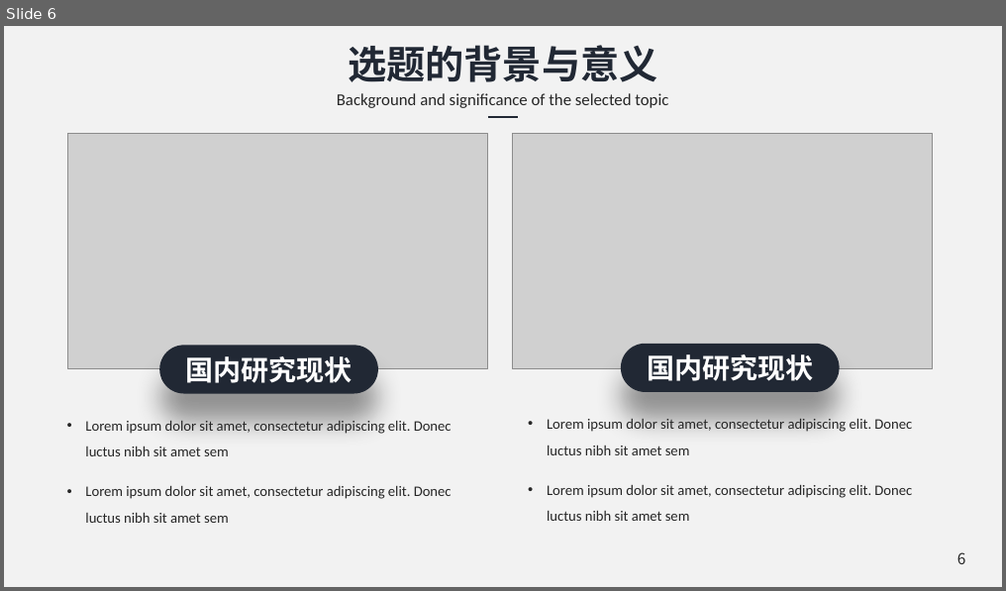
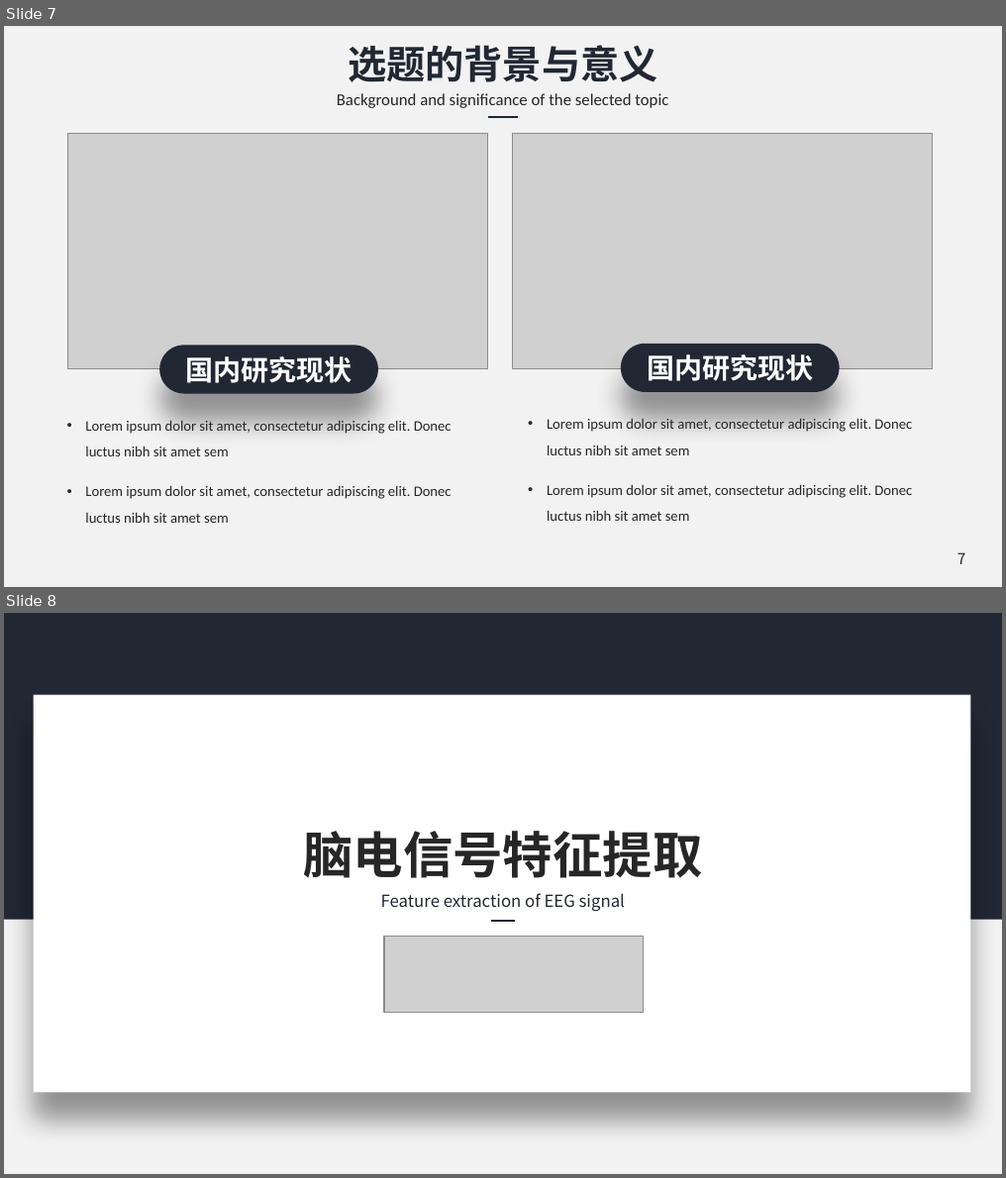
Before and after one commit to chenshuaihua/Graduate, a slide deck: 毕设文件/陈帅华-2016014016-自实1601-中期答辩.pptx. Shown one above the other, each under a label of ours: slide 6 before the commit, slides 7 and 8 after it. The pictures are 1006x591 and 1006x1178 pixels, drawn with LibreOffice and Linux fonts; fonts in the diff are those of the drawing; grey boxes stand for pictures; background and template pictures are left out. Boxes give left, top, right and bottom in pixels: in the first picture for what was removed or moved away, otherwise in the second. Text is boxed around its words. In the diff, an @@ line names an element or a change of style, - is before the commit and + after.

Commit message:
更改了癫痫脑电小波系数.png的错误，完善了中期答辩ppt

```diff
--- a/毕设文件/陈帅华-2016014016-自实1601-中期答辩.pptx
+++ b/毕设文件/陈帅华-2016014016-自实1601-中期答辩.pptx
@@ slide 8 added at (4,613,1002,1174), background #F2F2F2 @@
@@ rectangle added at (4,613,1002,919), fill #212834 @@
@@ rectangle added at (33,695,970,1093), fill #FFFFFF @@
@@ text added at (303,831,702,878), 36 pt, text #262626, bold @@
+脑电信号特征提取
@@ text added at (381,893,625,911), 12 pt, text #212834 @@
+Feature extraction of EEG signal
@@ picture added at (384,937,644,1012) @@
@@ line added from (491, 920) to (515, 920), #212834 1.5 pt @@
@@ what was slide 6 is now slide 7 @@
@@ page number at (957,553,966,565): text changed @@
-6
+7
```
Also in this commit, not shown: 7 slides changed, 13 other slides added, 5 slides removed, 1 other file.
